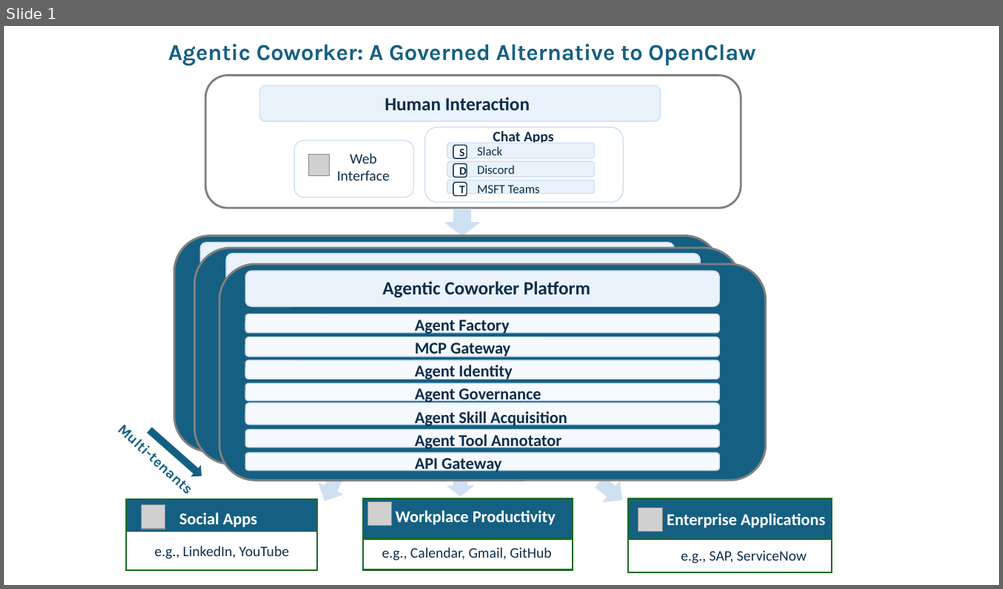
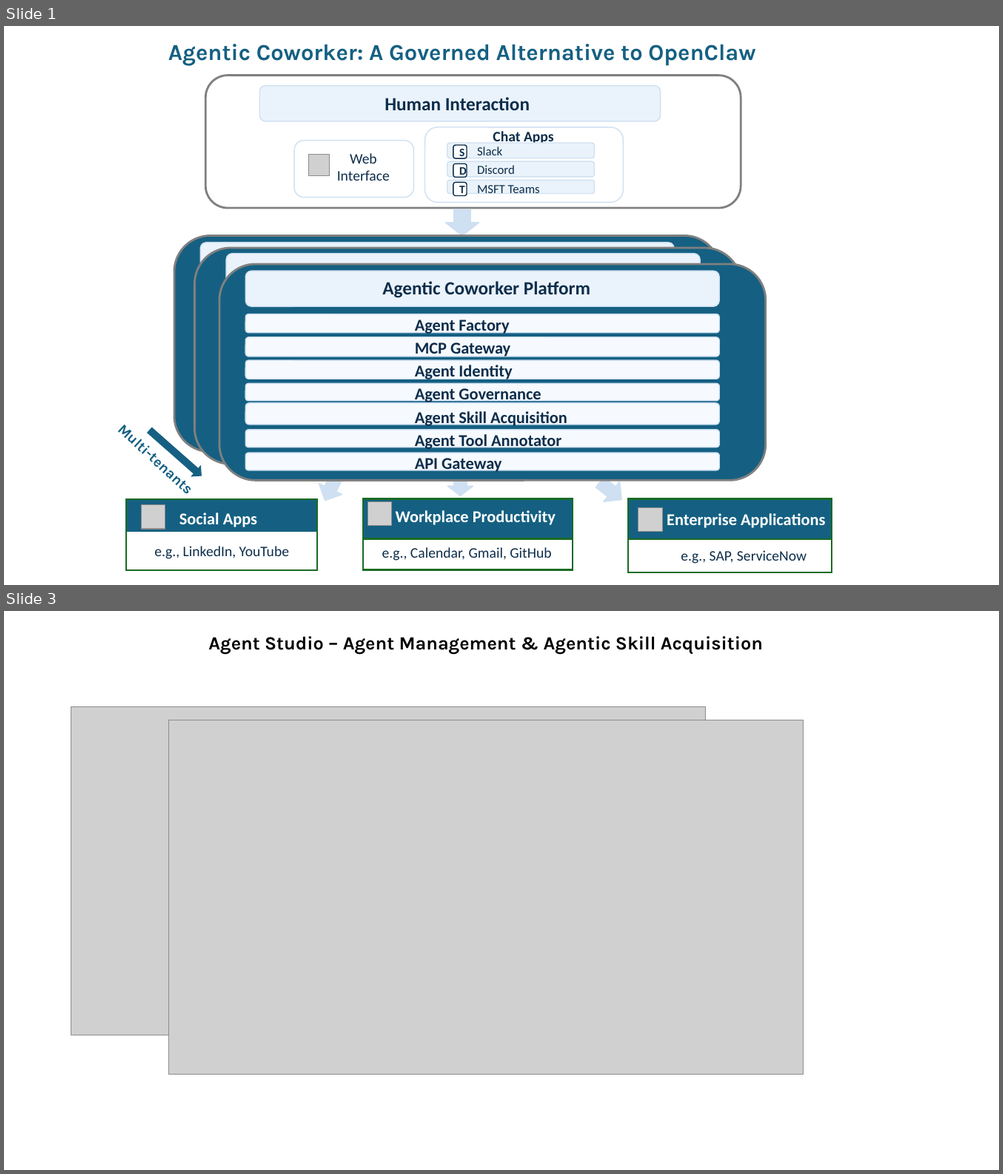
Before and after one commit to iservicebus/agentic-coworker, a slide deck: docs/images/agentic-coworker.pptx. Shown one above the other, each under a label of ours: slide 1 before the commit, slides 1 and 3 after it; the slides between them are not shown. The pictures are 1003x589 and 1003x1174 pixels, drawn with LibreOffice and Linux fonts; fonts in the diff are those of the drawing; grey boxes stand for pictures; background and template pictures are left out. Boxes give left, top, right and bottom in pixels: in the first picture for what was removed or moved away, otherwise in the second. Text is boxed around its words. In the diff, an @@ line names an element or a change of style, - is before the commit and + after.

```diff
--- a/docs/images/agentic-coworker.pptx
+++ b/docs/images/agentic-coworker.pptx
@@ slide 3 added at bbox=[4, 611, 999, 1170], background #FFFFFF @@
@@ text added at bbox=[208, 636, 762, 655], 18 pt, text #000000, bold @@
+Agent Studio – Agent Management & Agentic Skill Acquisition
@@ picture added at bbox=[71, 706, 706, 1036] @@
@@ picture added at bbox=[169, 721, 803, 1075] @@
```
Also in this commit, not shown: 4 other slides added, 9 other files.
